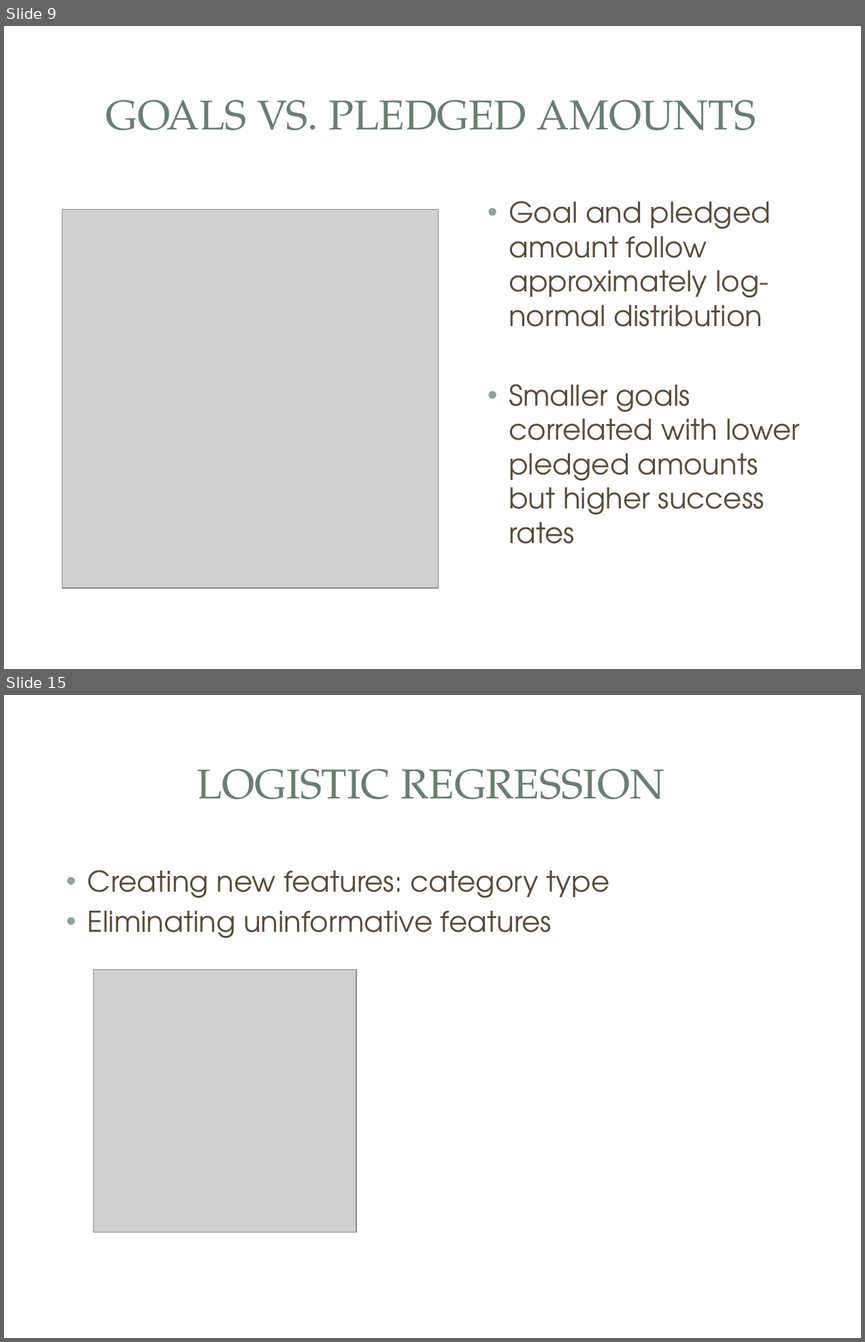
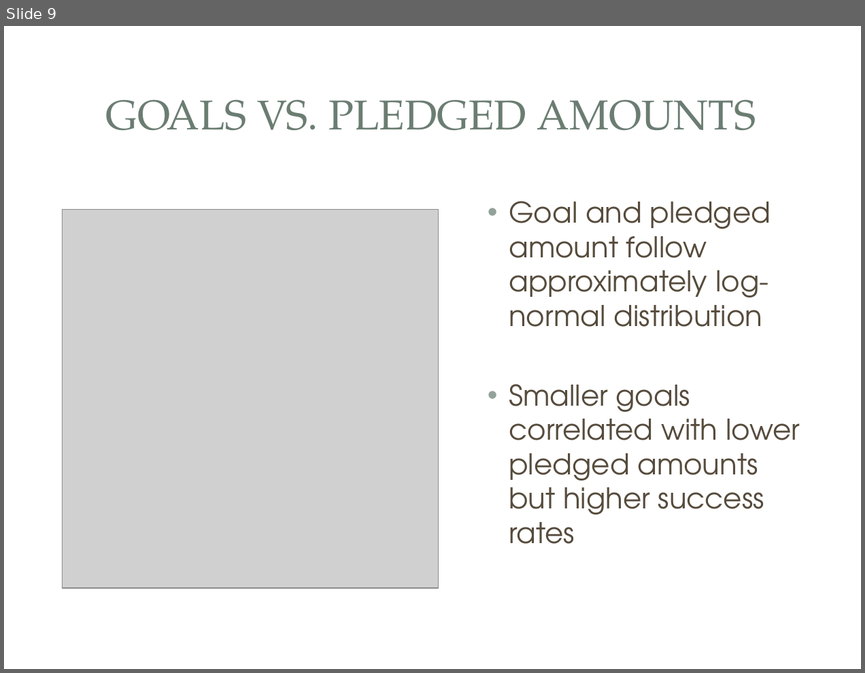
Before and after one commit to vlcekl/ds-crowdfunding, a slide deck: reports/crowdfunding_slidedeck.pptx. Shown one above the other, each under a label of ours: slides 9 and 15 before the commit, slide 9 after it; the slides between them are not shown. The pictures are 865x1342 and 865x673 pixels, drawn with LibreOffice and Linux fonts; fonts in the diff are those of the drawing; grey boxes stand for pictures; background and template pictures are left out. Boxes give left, top, right and bottom in pixels: in the first picture for what was removed or moved away, otherwise in the second. Text is boxed around its words. In the diff, an @@ line names an element or a change of style, - is before the commit and + after.

```diff
--- a/reports/crowdfunding_slidedeck.pptx
+++ b/reports/crowdfunding_slidedeck.pptx
@@ slide 15 removed at [4, 695, 861, 1338], background picture (left out); not listed: 3 template elements that a slide beside it also shows @@
@@ title removed at [197, 768, 665, 799] @@
-LOGISTIC REGRESSION
@@ text removed at [88, 870, 610, 938] @@
-• Creating new features: category type
-• Eliminating uninformative features
@@ picture removed at [93, 969, 356, 1232] @@
```
Also in this commit, not shown: 8 slides changed, 6 slides added, 4 other slides removed, 1 other file.
